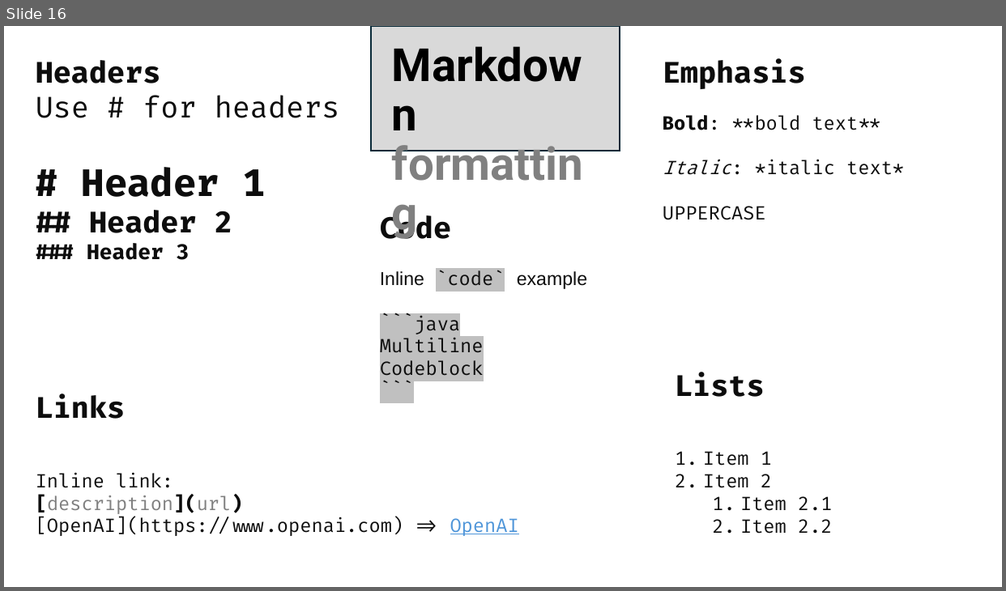
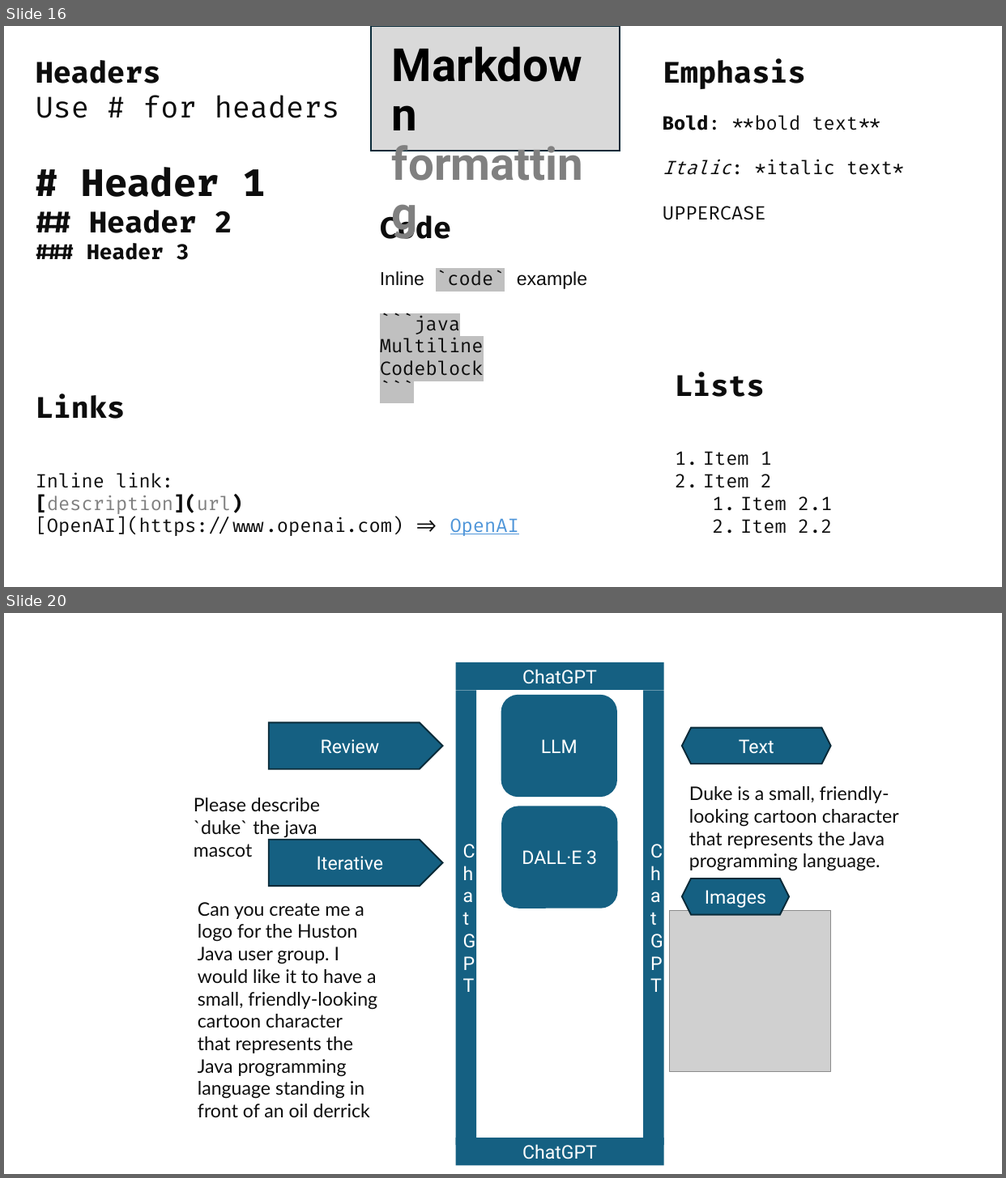
Before and after one commit to isidore/Talks, a slide deck: Slides/ChatGPT_Prompting.pptx. Shown one above the other, each under a label of ours: slide 16 before the commit, slides 16 and 20 after it; the slides between them are not shown. The pictures are 1006x591 and 1006x1178 pixels, drawn with LibreOffice and Linux fonts; fonts in the diff are those of the drawing; grey boxes stand for pictures. Boxes give left, top, right and bottom in pixels: in the first picture for what was removed or moved away, otherwise in the second. Text is boxed around its words. In the diff, an @@ line names an element or a change of style, - is before the commit and + after.

Commit message:
JUG Logo

```diff
--- a/Slides/ChatGPT_Prompting.pptx
+++ b/Slides/ChatGPT_Prompting.pptx
@@ slide 20 added at (4, 613, 1002, 1174), background #FFFFFF @@
@@ rectangle added at (455, 662, 663, 690), fill #156082, 18 pt, text #FFFFFF @@
+ChatGPT
@@ rectangle added at (455, 690, 476, 1145), fill #156082, 18 pt, text #FFFFFF @@
+ChatGPT
@@ rounded rectangle added at (501, 695, 617, 797), fill #156082, 18 pt, text #FFFFFF @@
+LLM
@@ rectangle added at (643, 690, 664, 1145), fill #156082, 18 pt, text #FFFFFF @@
+ChatGPT
@@ pentagon arrow added at (269, 722, 443, 769), fill #156082, outline #092A39 1.5 pt, 18 pt, text #FFFFFF @@
+Review
@@ hexagon added at (682, 727, 831, 764), fill #156082, outline #092A39 1.5 pt, 18 pt, text #FFFFFF @@
+Text
@@ text added at (194, 798, 320, 857), 18 pt, text #0D0D0D @@
+Please describe `duke` the java mascot
@@ rounded rectangle added at (502, 806, 618, 909), fill #156082, 18 pt, text #FFFFFF @@
+DALL·E 3
@@ text added at (689, 786, 899, 871), 18 pt, text #0D0D0D @@
+Duke is a small, friendly-looking cartoon character that represents the Java programming language.
@@ pentagon arrow added at (269, 840, 443, 886), fill #156082, outline #092A39 1.5 pt, 18 pt, text #FFFFFF @@
+Iterative
@@ hexagon added at (682, 879, 790, 914), fill #156082, outline #092A39 1.5 pt, 18 pt, text #FFFFFF @@
+Images
@@ text added at (198, 902, 377, 1118), 18 pt, text #0D0D0D @@
+Can you create me a logo for the Huston Java user group. I would like it to have a small, friendly-looking cartoon character that represents the Java programming language standing in front of an oil derrick
@@ picture added at (671, 911, 831, 1072) @@
@@ rectangle added at (455, 1139, 663, 1166), fill #156082, 18 pt, text #FFFFFF @@
+ChatGPT
```
Also in this commit, not shown: 7 other slides added, 1 slide removed.
